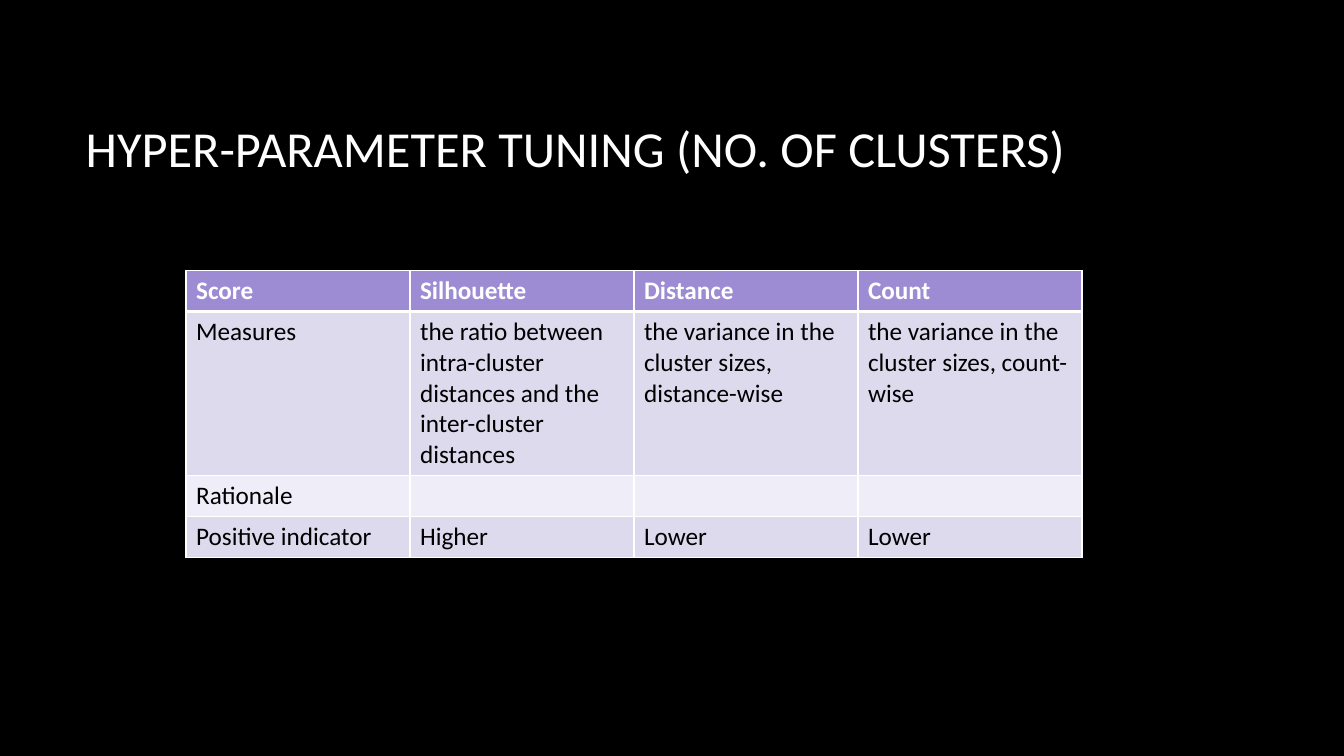
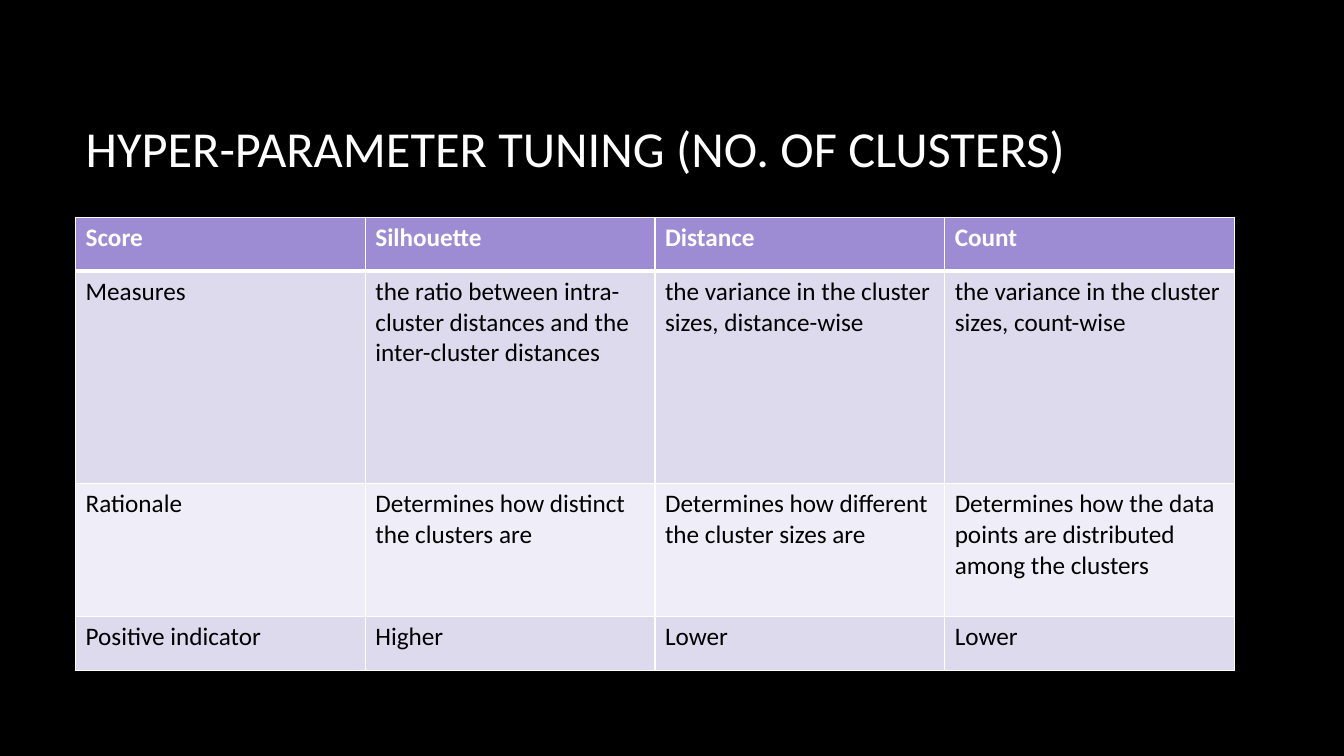
Before and after one commit to ethanolx/Air-Pollution-Mall-py, a slide deck: slide 8 of doc/part-b.pptx (slide 9 before the commit). Drawn at 1344x756 pixels with LibreOffice and Linux fonts; fonts in the diff are those of the drawing; background and template pictures are left out. Boxes give left, top, right and bottom in pixels: in the first picture for what was removed or moved away, otherwise in the second. Text is boxed around its words. In the diff, an @@ line names an element or a change of style, - is before the commit and + after.

```diff
--- a/doc/part-b.pptx
+++ b/doc/part-b.pptx
@@ table at (76, 218, 1233, 671) @@
-row 3: Rationale |  |  | 
+row 3: Rationale | Determines how distinct the clusters are | Determines how different the cluster sizes are | Determines how the data points are distributed among the clusters
@@ table: place and size @@
-table at (187, 270, 1082, 555)
+table at (76, 218, 1233, 671)
```
Also in this commit, not shown: 8 other slides changed, 1 slide removed, 1 other file.
